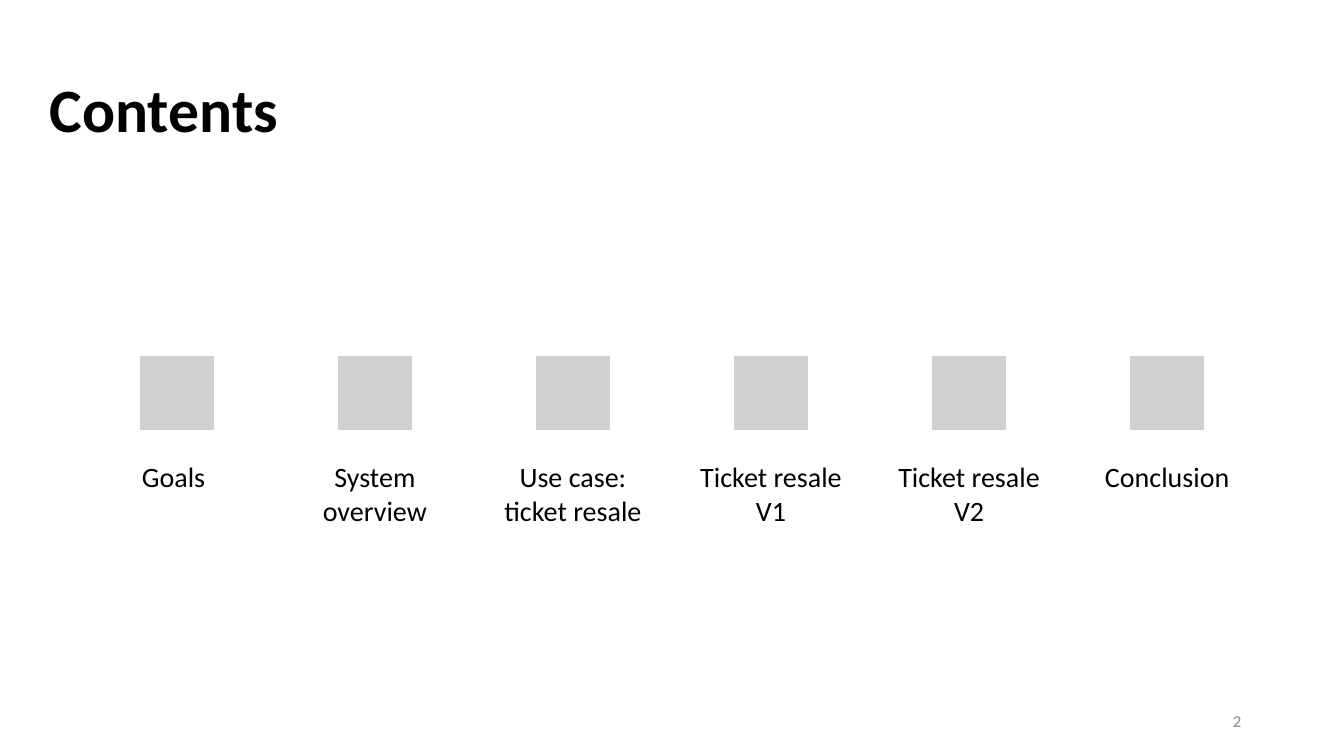
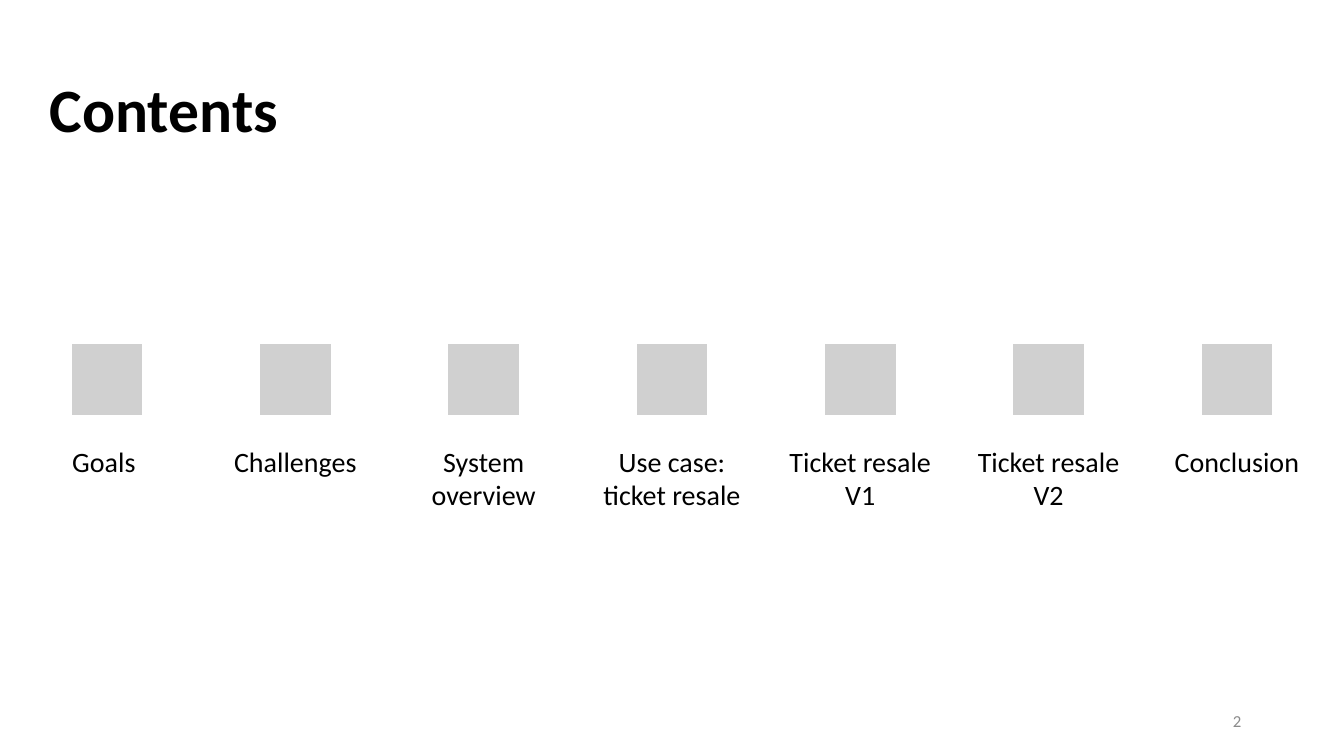
Before and after one commit to yanngabb/marketplace, a slide deck: slide 2 of rapport/Master_Thesis_Presentation_Yann_Gabbud.pptx. Drawn at 1344x756 pixels with LibreOffice and Linux fonts; fonts in the diff are those of the drawing; grey boxes stand for pictures. Boxes give left, top, right and bottom in pixels: in the first picture for what was removed or moved away, otherwise in the second. Text is boxed around its words. In the diff, an @@ line names an element or a change of style, - is before the commit and + after.

```diff
--- a/rapport/Master_Thesis_Presentation_Yann_Gabbud.pptx
+++ b/rapport/Master_Thesis_Presentation_Yann_Gabbud.pptx
@@ picture: place and size @@
-picture at bbox=[337, 355, 412, 431]
+picture at bbox=[259, 343, 332, 415]
@@ picture: place and size @@
-picture at bbox=[535, 355, 611, 431]
+picture at bbox=[448, 343, 520, 415]
@@ group removed at bbox=[139, 355, 1205, 431]: 4 pictures @@
@@ group added at bbox=[71, 343, 1273, 477]: 5 pictures, 1 text @@
+Challenges
@@ text "Goals": place and size @@
-text "Goals" at bbox=[142, 467, 205, 488]
+text "Goals" at bbox=[72, 452, 135, 473]
@@ text "System overview": place and size @@
-text "System overview" at bbox=[323, 469, 427, 521]
+text "System overview" at bbox=[432, 454, 536, 505]
@@ text "Use case: ticket resale": place and size @@
-text "Use case: ticket resale" at bbox=[504, 469, 641, 522]
+text "Use case: ticket resale" at bbox=[603, 454, 740, 506]
@@ text "Ticket resale V1": place and size @@
-text "Ticket resale V1" at bbox=[700, 467, 842, 521]
+text "Ticket resale V1" at bbox=[789, 452, 931, 505]
@@ text "Ticket resale V2": place and size @@
-text "Ticket resale V2" at bbox=[898, 467, 1040, 521]
+text "Ticket resale V2" at bbox=[978, 452, 1119, 505]
@@ text "Conclusion": place and size @@
-text "Conclusion" at bbox=[1105, 467, 1229, 488]
+text "Conclusion" at bbox=[1175, 452, 1299, 473]
```
Also in this commit, not shown: 3 other slides changed, 1 slide added.
